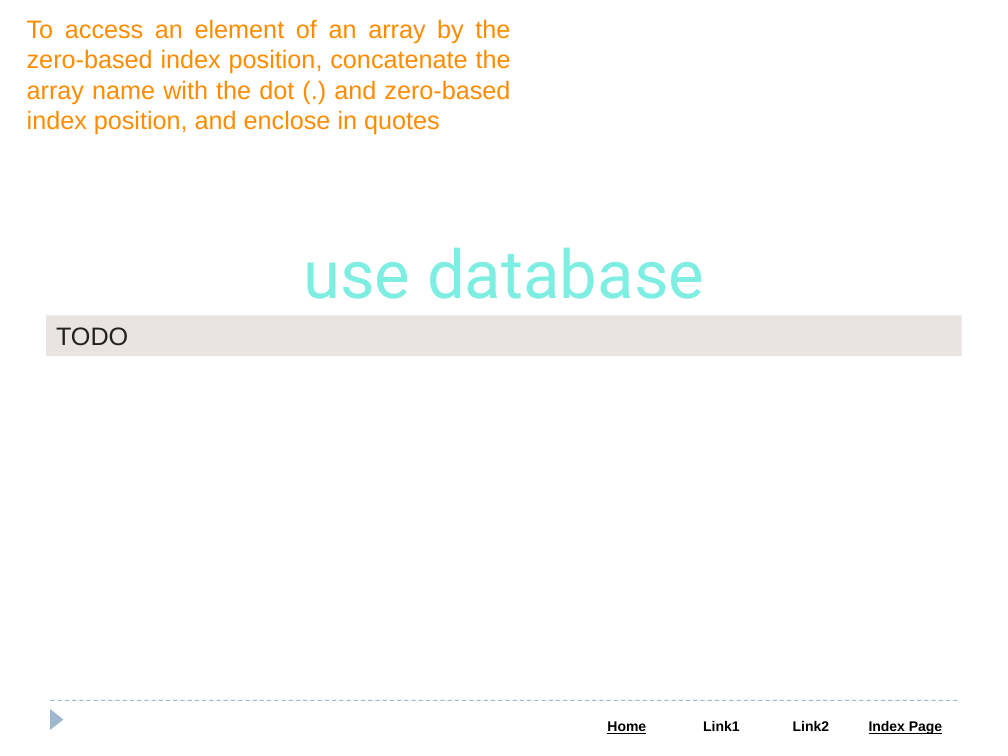
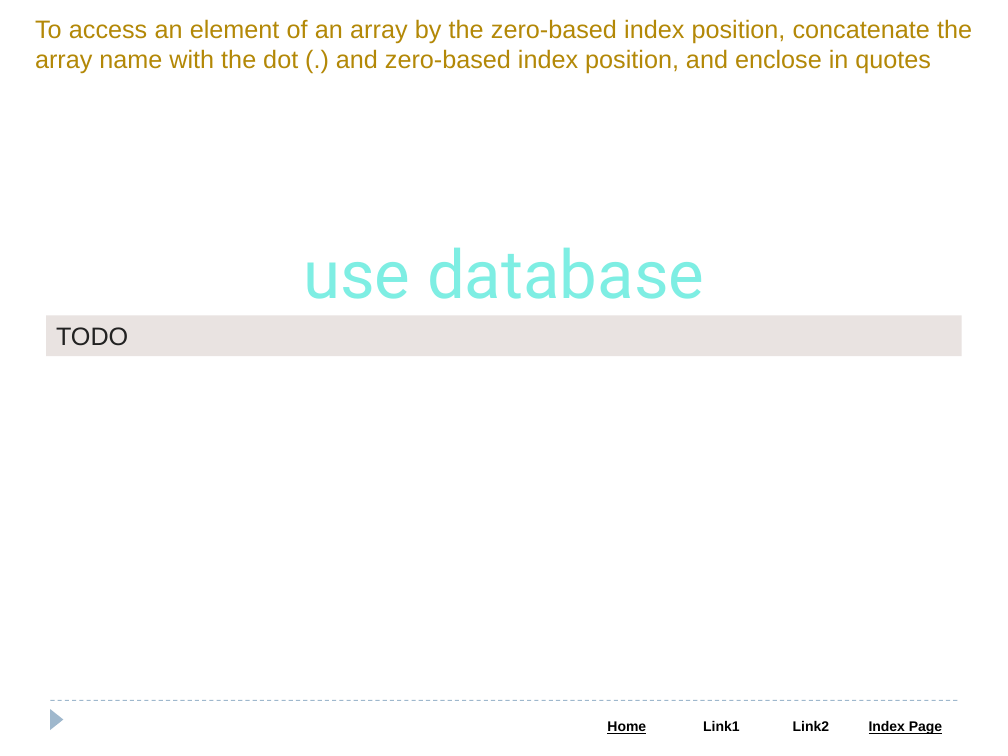
Before and after one commit to Saleel-Bagde/PPT-s, a slide deck: slide 23 of MongoDB PPT.pptx. Drawn at 1008x756 pixels with LibreOffice and Linux fonts; fonts in the diff are those of the drawing. Boxes give left, top, right and bottom in pixels: in the first picture for what was removed or moved away, otherwise in the second. Text is boxed around its words. In the diff, an @@ line names an element or a change of style, - is before the commit and + after.

```diff
--- a/MongoDB PPT.pptx
+++ b/MongoDB PPT.pptx
@@ text "To access an element of ...": place and size @@
-text "To access an element of ..." at [27,19,511,134]
+text "To access an element of ..." at [35,19,972,74]
@@ text "To access an element of ..." at [35,19,972,74]: text colour #FF8C00 to #B38807 @@
```
Also in this commit, not shown: 1 other file.
